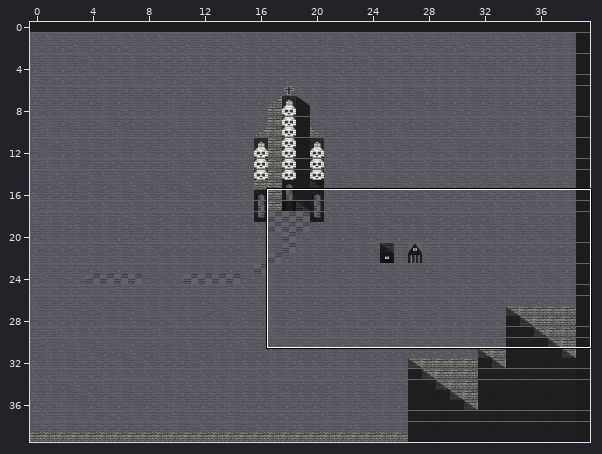
One commit to this Tiled map (JSON): prototypes/dungeon/map.tmj. Above, an overview of the earlier version with the close-up marked.
Close-up. Earlier state:
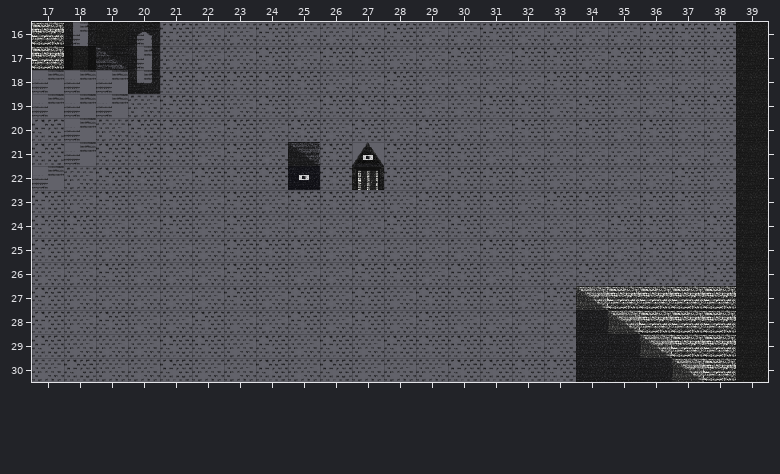
Cells are 40x30 px. Shown: x 17..39, y 16..30.
New version:
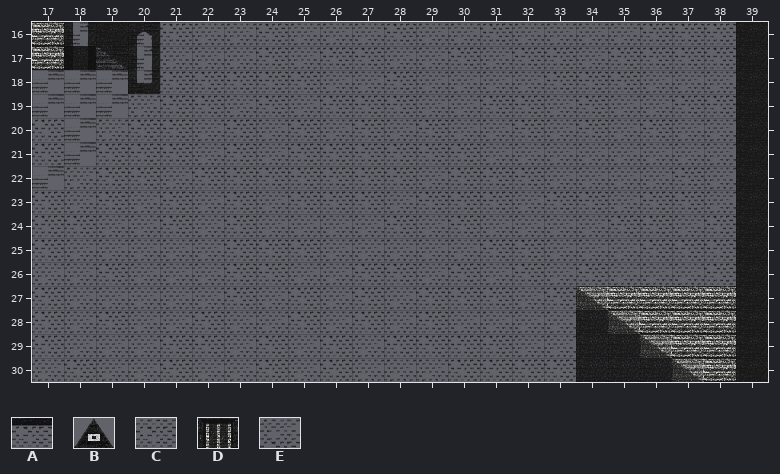
Key: from "static-tiles": A 127, B 139, C 158, D 257, E 404.
_ is an empty cell.
See-through tiles are keyed as they look on the map.
The edit:
Layer "floor":
y 21: x 25 A -> C; x 27 B -> C
y 22: x 25 E -> C; x 27 D -> C
Where, in picture pixels (left, top, right, bottom), the same in both close-ups:
changed: (288, 142, 320, 190)
changed: (352, 142, 384, 190)
